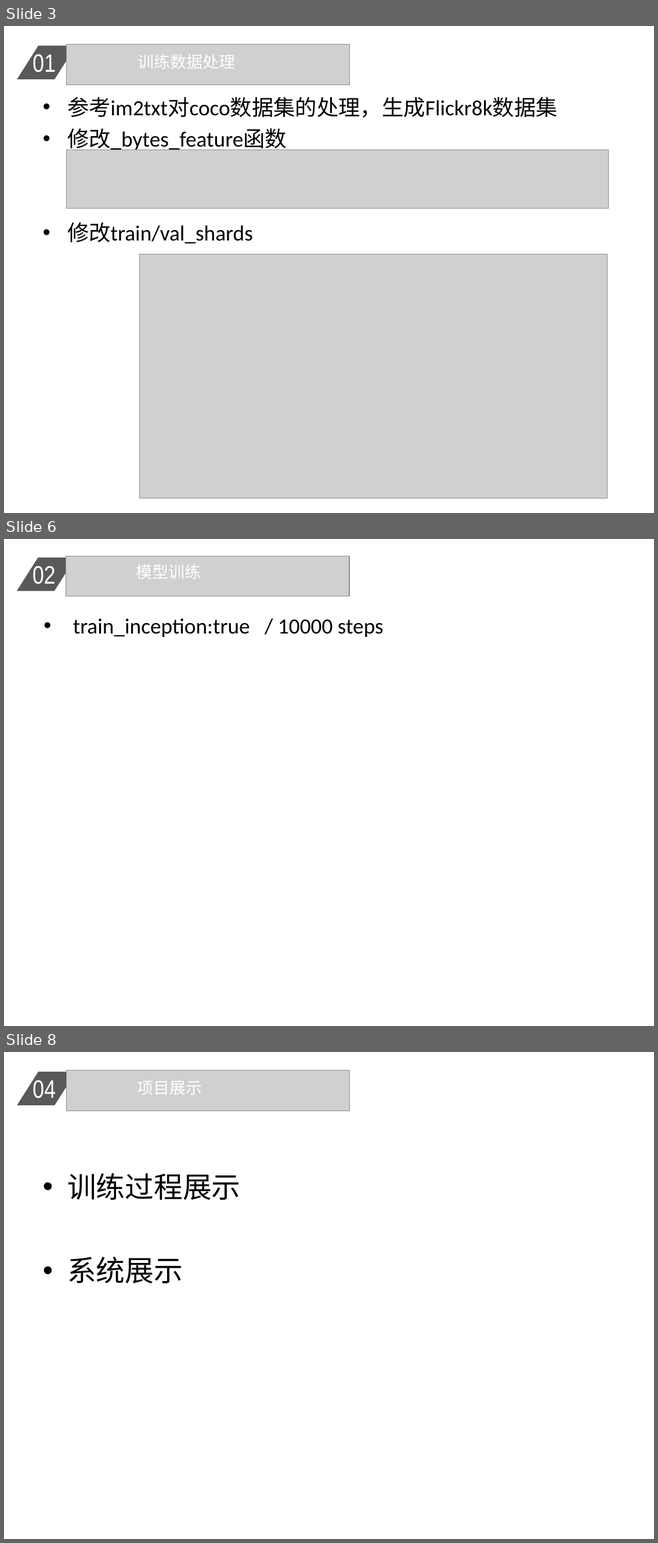
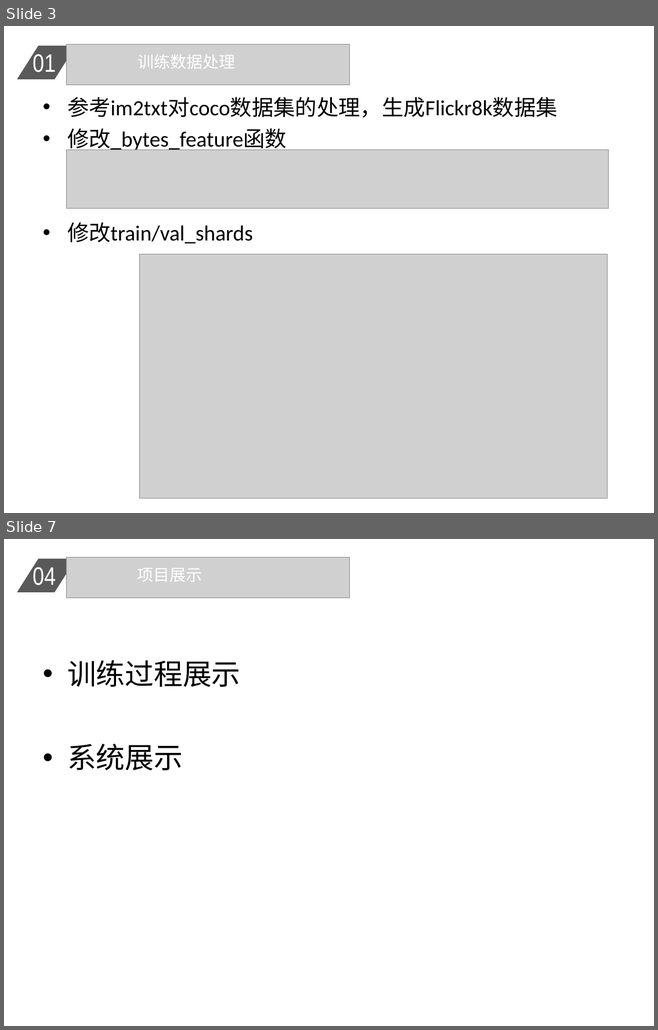
Before and after one commit to zhuyi55/img_caption, a slide deck: documents/report_2.ppt. Shown one above the other, each under a label of ours: slides 3, 6 and 8 before the commit, slides 3 and 7 after it; the slides between them are not shown. The pictures are 658x1543 and 658x1030 pixels, drawn with LibreOffice and Linux fonts; fonts in the diff are those of the drawing; grey boxes stand for pictures. Boxes give left, top, right and bottom in pixels: in the first picture for what was removed or moved away, otherwise in the second. Text is boxed around its words. In the diff, an @@ line names an element or a change of style, - is before the commit and + after.

```diff
--- a/documents/report_2.ppt
+++ b/documents/report_2.ppt
@@ slide 6 removed at <box>4,539,654,1026</box>, background #FFFFFF @@
@@ picture removed at <box>65,556,349,596</box> @@
@@ parallelogram removed at <box>17,557,76,591</box> @@
@@ text removed at <box>32,563,56,584</box> @@
-02
@@ text removed at <box>136,565,201,579</box> @@
-模型训练
@@ text removed at <box>73,618,383,637</box> @@
-• train_inception:true / 10000 steps
@@ what was slide 8 is now slide 7 @@
```
Also in this commit, not shown: 4 slides changed, 1 other file.
